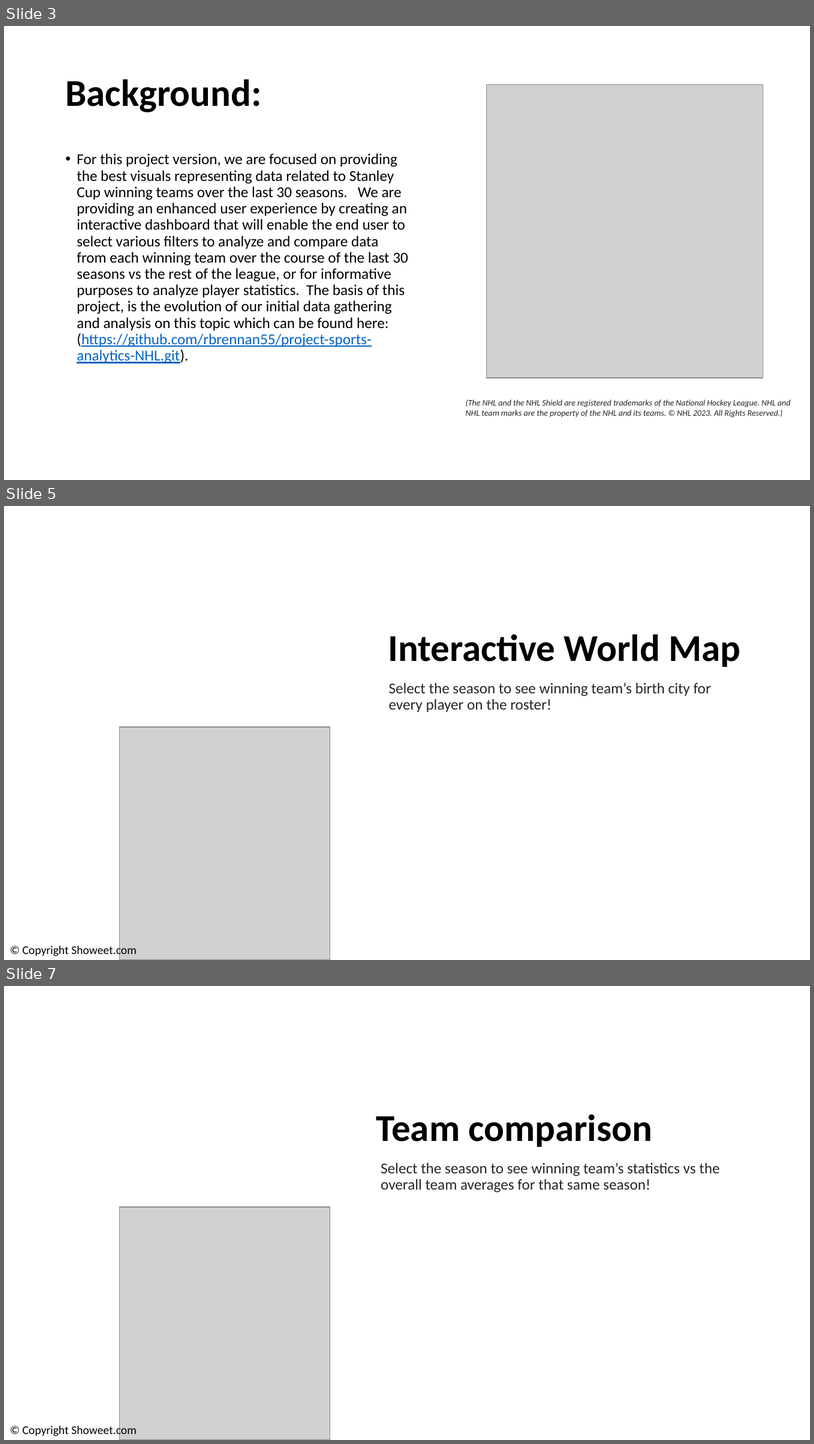
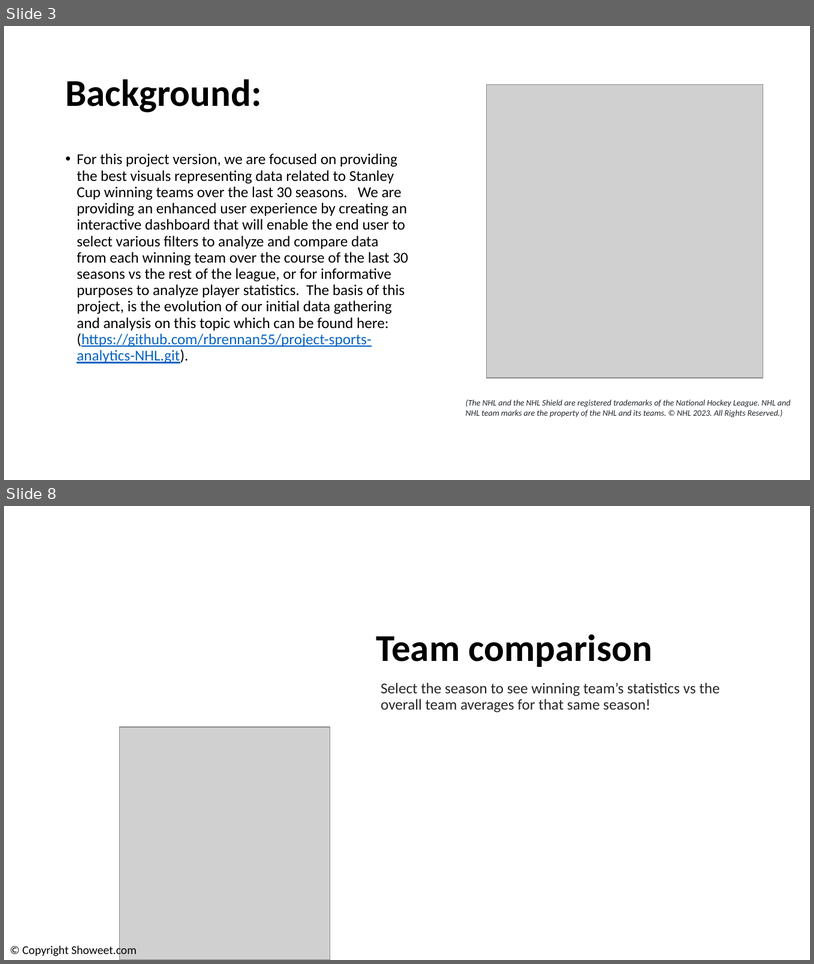
Before and after one commit to joeldemontigny/project-sports-analytics-NHL-2.0, a slide deck: project-sports-analytics-nhl2.0v2.pptx. Shown one above the other, each under a label of ours: slides 3, 5 and 7 before the commit, slides 3 and 8 after it; the slides between them are not shown. The pictures are 814x1444 and 814x964 pixels, drawn with LibreOffice and Linux fonts; fonts in the diff are those of the drawing; grey boxes stand for pictures; background and template pictures are left out. Boxes give left, top, right and bottom in pixels: in the first picture for what was removed or moved away, otherwise in the second. Text is boxed around its words. In the diff, an @@ line names an element or a change of style, - is before the commit and + after.

```diff
--- a/project-sports-analytics-nhl2.0v2.pptx
+++ b/project-sports-analytics-nhl2.0v2.pptx
@@ slide 5 removed at (4, 506, 810, 960), background picture (left out) @@
@@ title removed at (389, 634, 741, 667) @@
-Interactive World Map
@@ text removed at (389, 682, 711, 712) @@
-Select the season to see winning team’s birth city for every player on the roster!
@@ picture removed at (120, 727, 330, 960) @@
@@ text removed at (23, 944, 137, 957) @@
-© Copyright Showeet.com
@@ what was slide 7 is now slide 8 @@
```
Also in this commit, not shown: 1 slide changed, 2 slides added, 2 other slides removed.
